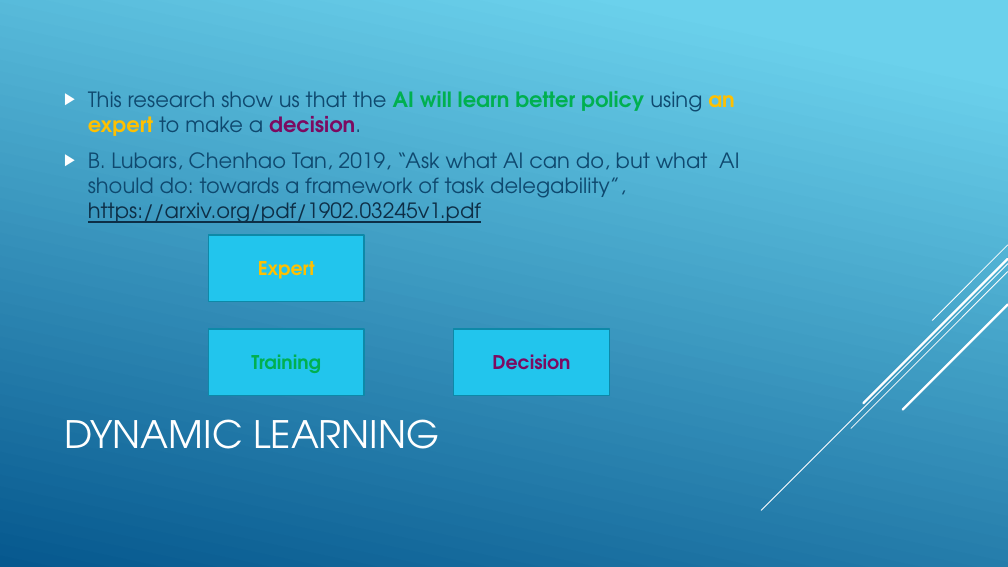
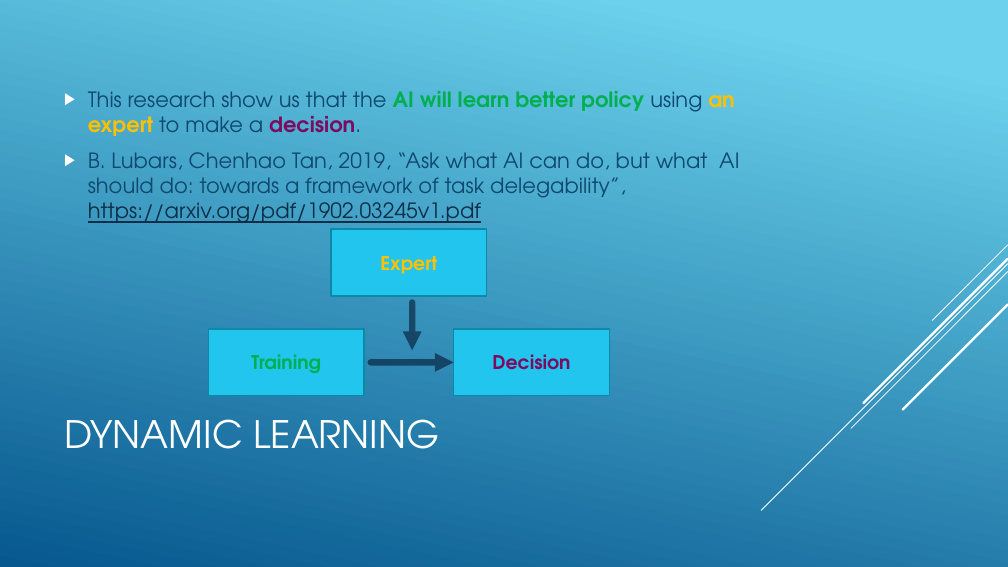
Before and after one commit to jnguyen1192/SIA, a slide deck: slide 5 of SAI_presentation.pptx. Drawn at 1008x567 pixels with LibreOffice and Linux fonts; fonts in the diff are those of the drawing. Boxes give left, top, right and bottom in pixels: in the first picture for what was removed or moved away, otherwise in the second. Text is boxed around its words. In the diff, an @@ line names an element or a change of style, - is before the commit and + after.

Commit message:
#12 Second try to build schema to dynamic learning using arrows on slides

```diff
--- a/SAI_presentation.pptx
+++ b/SAI_presentation.pptx
@@ rectangle "Expert": place and size @@
-rectangle "Expert" at <box>209,235,364,302</box>
+rectangle "Expert" at <box>331,229,487,296</box>
@@ arrow added from (412, 302) to (412, 350), #031730 6 pt @@
@@ arrow added from (371, 362) to (454, 362), #031730 6 pt @@
```
